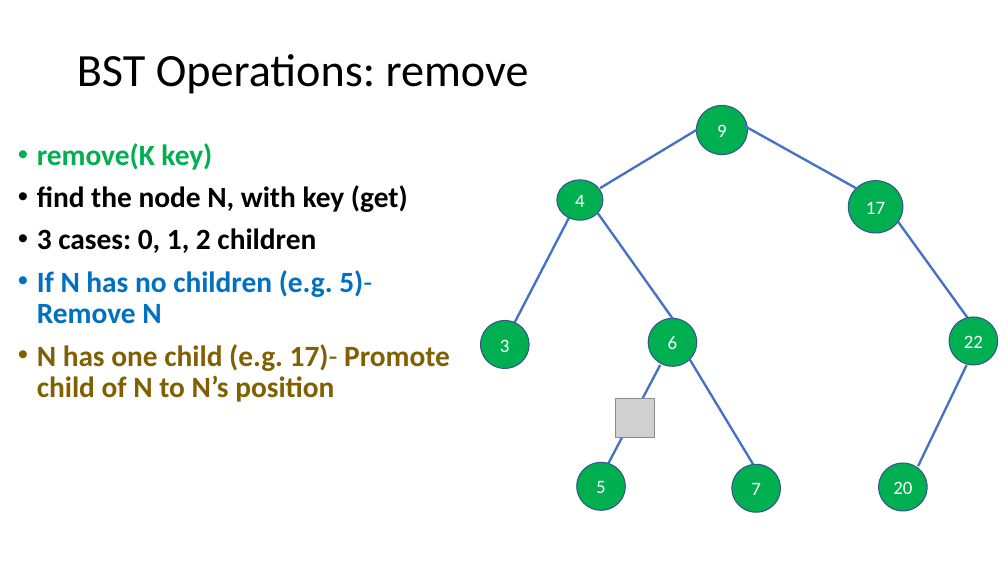
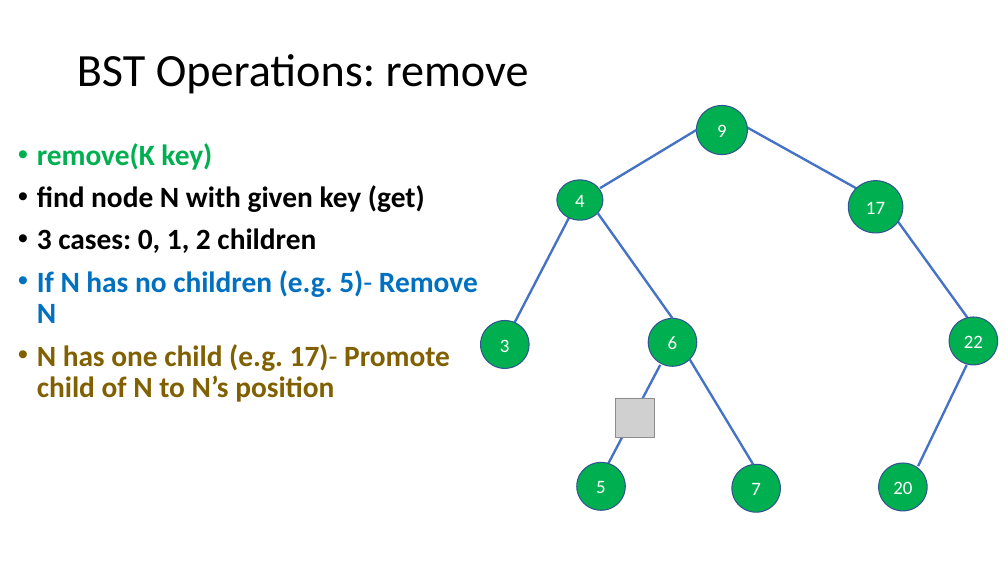
Before and after one commit to dickinson-comp232-fall22/dickinson-comp232-fall22.github.io, a slide deck: slide 7 of resources/class13/class13-BSTs.pptx (slide 5 before the commit). Drawn at 1008x567 pixels with LibreOffice and Linux fonts; fonts in the diff are those of the drawing; grey boxes stand for pictures. Boxes give left, top, right and bottom in pixels: in the first picture for what was removed or moved away, otherwise in the second. Text is boxed around its words. In the diff, an @@ line names an element or a change of style, - is before the commit and + after.

```diff
--- a/resources/class13/class13-BSTs.pptx
+++ b/resources/class13/class13-BSTs.pptx
@@ text at <box>37,185,425,212</box>: text changed @@
-• find the node N, with key (get)
+• find node N with given key (get)
```
Also in this commit, not shown: 8 other slides changed, 2 slides added, 1 other file.
